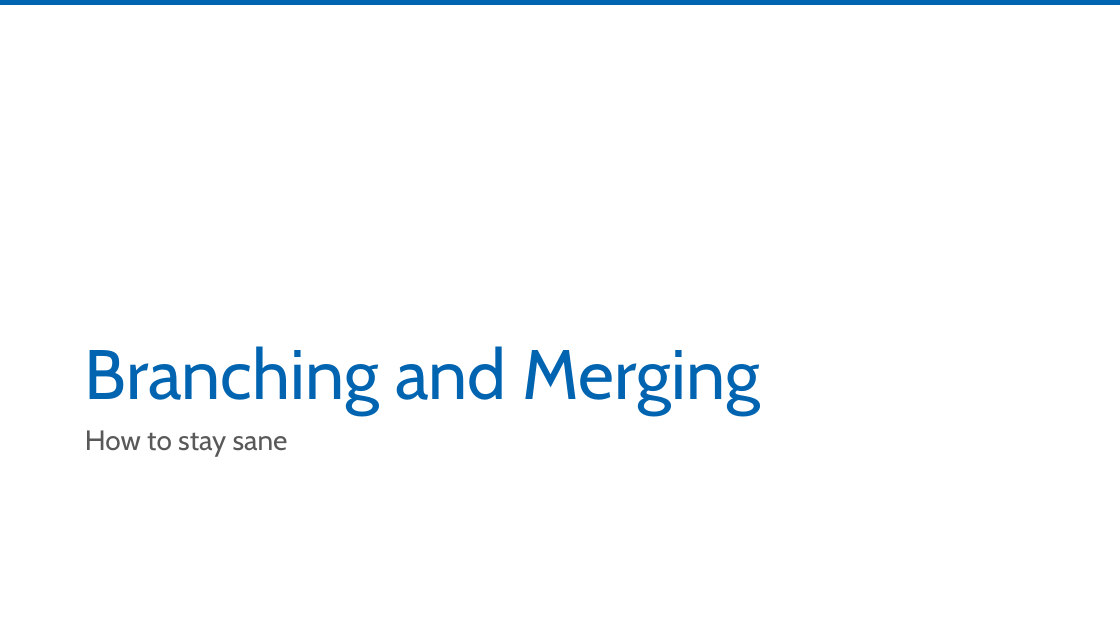
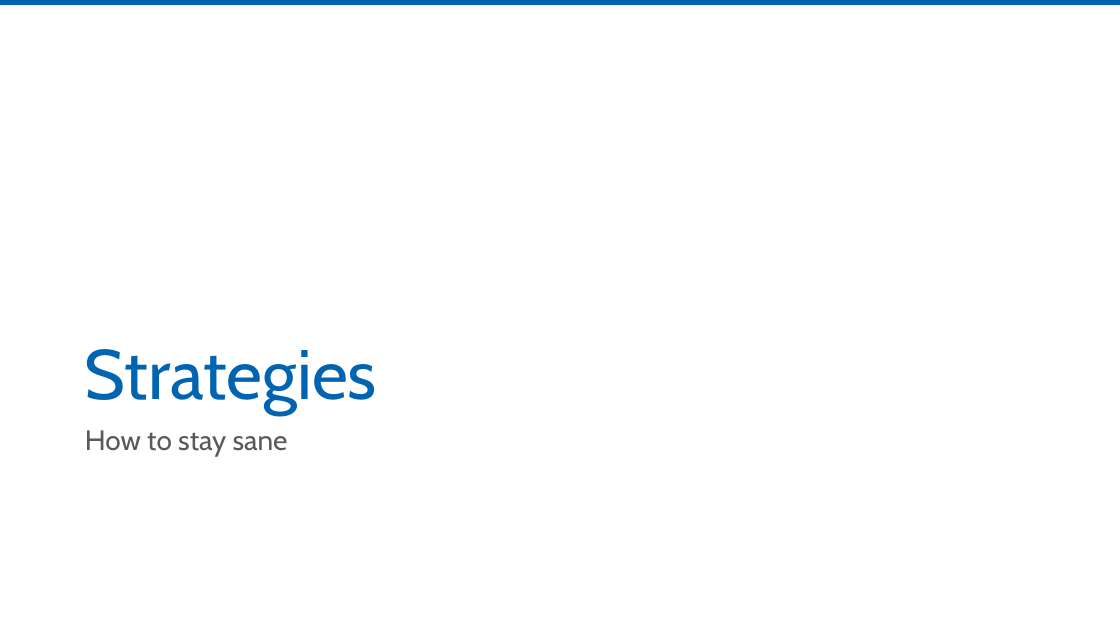
Before and after one commit to jmreynolds/Git-For-Normal-Developers, a slide deck: slide 29 of Slides/Git for the Normal Developer.pptx (slide 27 before the commit). Drawn at 1120x630 pixels with LibreOffice and Linux fonts; fonts in the diff are those of the drawing. Boxes give left, top, right and bottom in pixels: in the first picture for what was removed or moved away, otherwise in the second. Text is boxed around its words. In the diff, an @@ line names an element or a change of style, - is before the commit and + after.

```diff
--- a/Slides/Git for the Normal Developer.pptx
+++ b/Slides/Git for the Normal Developer.pptx
@@ title at [85, 349, 377, 415]: text changed @@
-Branching and Merging
+Strategies
```
Also in this commit, not shown: 2 slides added, 2 other files.
